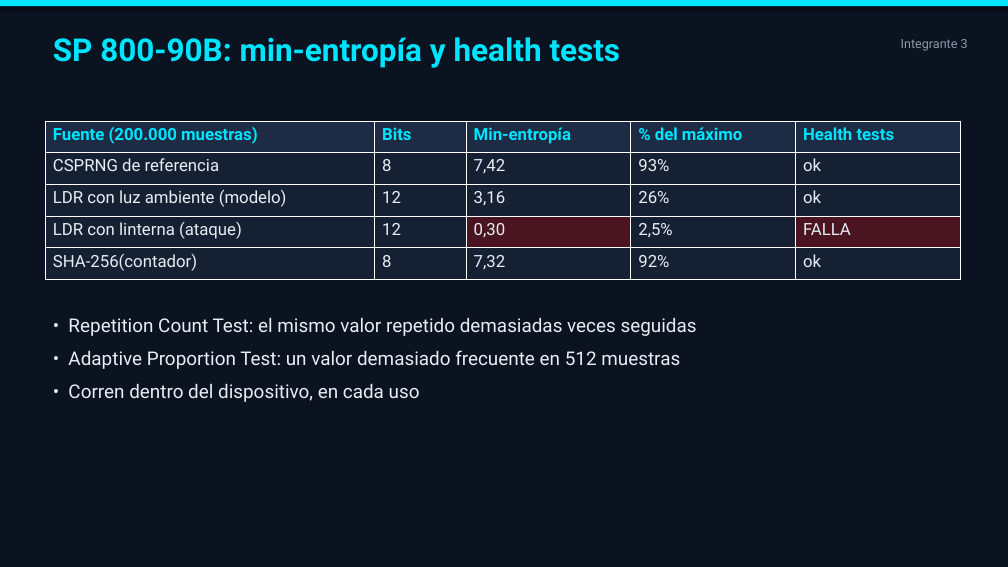
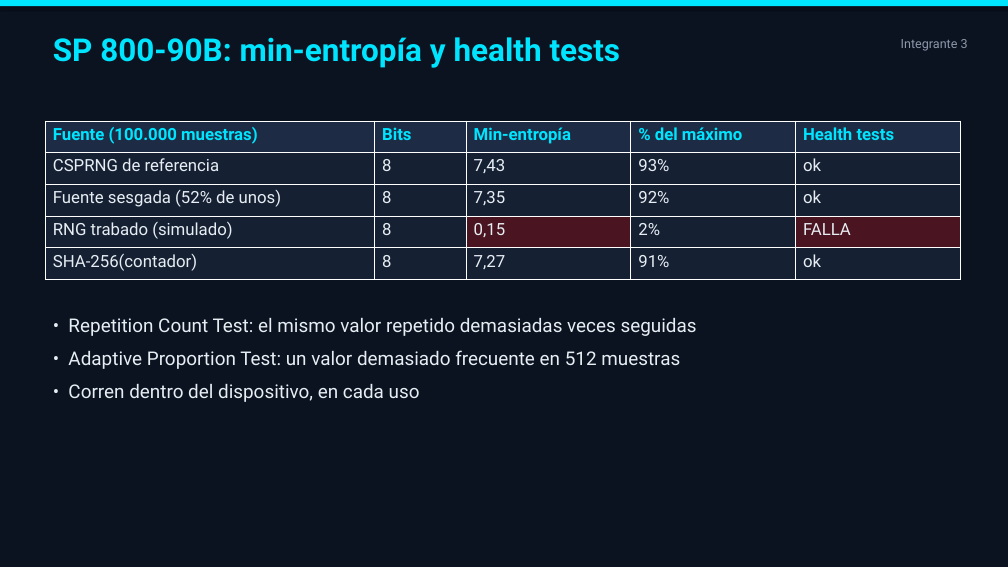
Before and after one commit to agustinhgimenez/EntropySigner, a slide deck: slide 18 of presentation/EntropySigner_RNG.pptx. Drawn at 1008x567 pixels with LibreOffice and Linux fonts; fonts in the diff are those of the drawing. Boxes give left, top, right and bottom in pixels: in the first picture for what was removed or moved away, otherwise in the second. Text is boxed around its words. In the diff, an @@ line names an element or a change of style, - is before the commit and + after.

```diff
--- a/presentation/EntropySigner_RNG.pptx
+++ b/presentation/EntropySigner_RNG.pptx
@@ table at box(45, 121, 961, 280) @@
-row 1, column 1: Fuente (200.000 muestras)
+row 1, column 1: Fuente (100.000 muestras)
-row 2, column 3: 7,42
+row 2, column 3: 7,43
-row 3: LDR con luz ambiente (modelo) | 12 | 3,16 | 26% | ok
+row 3: Fuente sesgada (52% de unos) | 8 | 7,35 | 92% | ok
-row 4: LDR con linterna (ataque) | 12 | 0,30 | 2,5% | FALLA
+row 4: RNG trabado (simulado) | 8 | 0,15 | 2% | FALLA
-row 5, column 3: 7,32
+row 5, column 3: 7,27
-row 5, column 4: 92%
+row 5, column 4: 91%
```
Also in this commit, not shown: 5 other slides changed, 6 other files.
